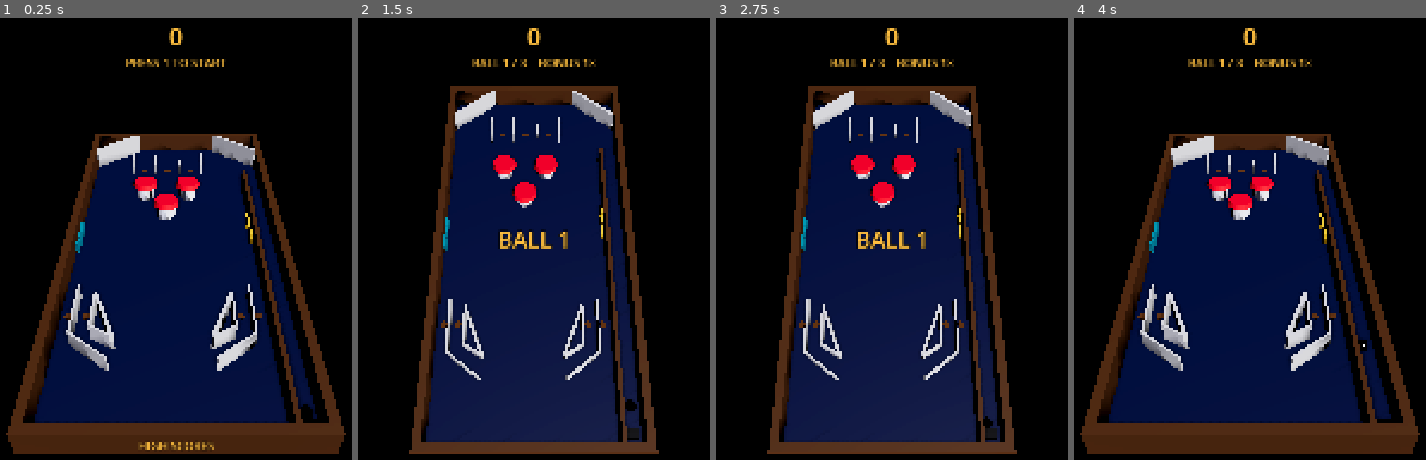
Above: before the commit, frames 1-4 (left to right).
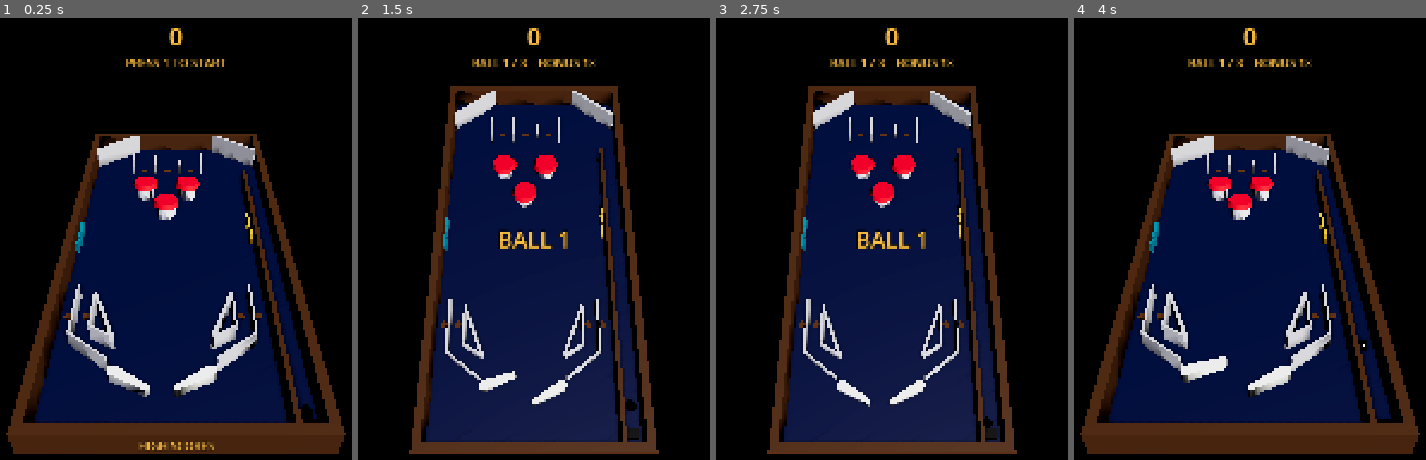
Above: after the commit, the same moments.

Repository: brnl-claude/pinball
Game: Godot game, scene res://main.tscn
Same seed, same stepped clock (60 frames per second), same inputs: the game is played once before the commit and once after it.
Inputs (mouse positions are in pixels of both pictures, inside the frame that each line leads up to):
- Up to frame 1 (0.25 s): no input
- Up to frame 2 (1.5 s): tap Enter (plunger) at 0.5, 1.35 s; move the mouse to (709, 216) at 0.52 s; hold / (nudge_right) 0.53-1.28 s; hold C (camera_next) 0.53-1.28 s; click (709, 216) at 0.67 s; tap 1 (start_game) at 1.25 s; move the mouse to (375, 261) at 1.27 s; hold Shift (flipper_left) from 1.28 s (still down)
- Up to frame 3 (2.75 s): tap Backspace (reset_ball) at 2 s; move the mouse to (972, 141) at 2.02 s; release Shift (flipper_left) at 2.03 s; hold / (nudge_right) from 2.03 s (still down); tap 1 (start_game) at 2.1 s
- Up to frame 4 (4 s): tap 1 (start_game) at 2.75 s; move the mouse to (1211, 327) at 2.77 s; release / (nudge_right) at 2.78 s; hold Space (nudge_up) 2.78-3.53 s; tap C (camera_next) at 2.85 s; click (1211, 327) at 2.92 s; move the mouse to (outside the picture) at 3.52 s; hold Shift (flipper_left) from 3.53 s (still down); tap Enter (plunger) at 3.6 s

The runs differ from the first frame. In frame 1, 0.9% of the frame differs, in the area x 30-62%, y 74-86%; in frame 2, 0.5%; in frame 3, 0.5%; in frame 4, 0.9%.
Error before the commit: Parse Error: Cannot infer the type of "gap" variable because the value doesn't have a set type. (res://table_parts/flipper.gd:190)

Commit message:
Give the flipper's bat radius an explicit type so the script compiles
Co-Authored-By: Claude Opus 5.5 <noreply@anthropic.com>
Claude-Session: https://claude.ai/code/session_017ht4tVgg5fmbzWLLk4UKiL

Diff:
--- a/table_parts/flipper.gd
+++ b/table_parts/flipper.gd
@@ -183,16 +183,17 @@
 			continue
 		var closest: Array = _closest_on_bat(ball.global_position)
 		var axis_point: Vector3 = closest[0]
+		var bat_radius: float = closest[1]
 		var offset := ball.global_position - axis_point
 		offset.y = 0.0
 		var distance := offset.length()
 		var radius: float = ball.get("tuning").scaled_ball_radius() if ball.get("tuning") else 0.0135
-		var gap := distance - closest[1] - radius
+		var gap := distance - bat_radius - radius
 		if gap > restitution_lookahead or gap >= best_gap or distance < 0.0001:
 			continue
 		best_gap = gap
 		var normal := offset / distance
-		var contact := axis_point + normal * float(closest[1])
+		var contact := axis_point + normal * bat_radius
 		var relative := ball.linear_velocity - surface_velocity_at(contact)
 		impact_speed = maxf(-relative.dot(normal), 0.0)
 	var target := restitution_at(impact_speed)
--- a/tests/table_test.gd
+++ b/tests/table_test.gd
@@ -177,9 +177,9 @@
 ## The rubber is lively for slow balls and deader for fast ones.
 func _test_flipper_restitution() -> void:
 	await _load_table()
-	var slow := await _bounce_off_flipper(_left, 0.5, 0.5)
-	await _load_table()
-	var fast := await _bounce_off_flipper(_left, 0.5, 4.0)
+	var slow: float = await _bounce_off_flipper(_left, 0.5, 0.5)
+	await _load_table()
+	var fast: float = await _bounce_off_flipper(_left, 0.5, 4.0)
 	print("Flipper rubber: restitution %.2f at 0.5 m/s, %.2f at 4 m/s (model %.2f / %.2f)" % [
 			slow, fast, _left.restitution_at(0.5), _left.restitution_at(4.0)])
 	if slow < fast + 0.1:
